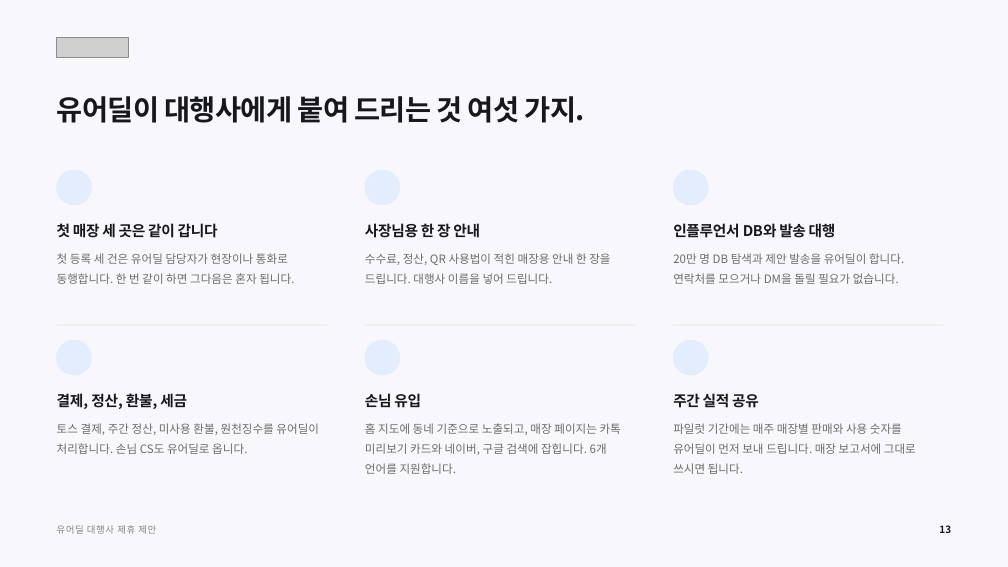
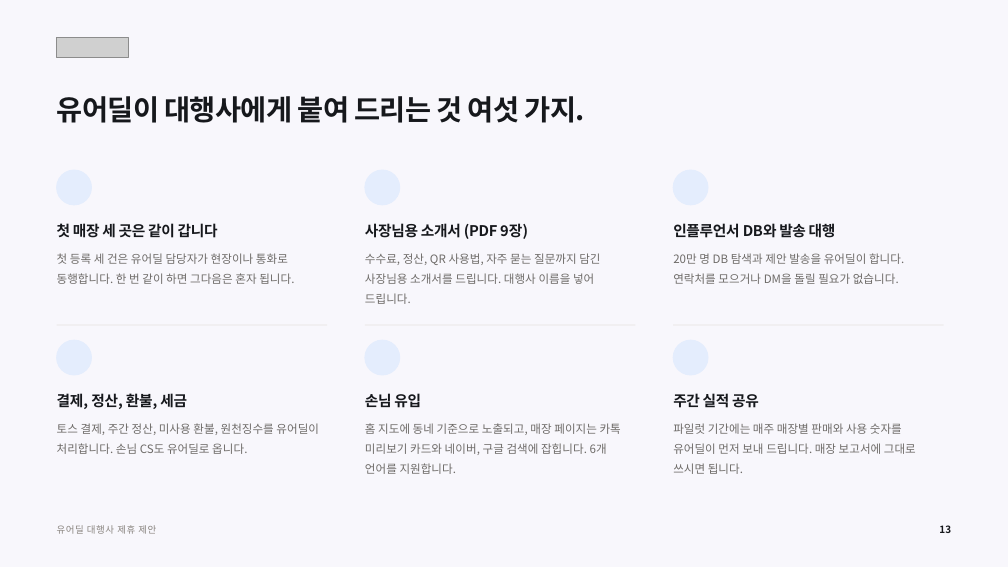
Before and after one commit to tobe2111/ur-live, a slide deck: slide 13 of docs/business/proposals/urdeal-agency-proposal.pptx. Drawn at 1008x567 pixels with LibreOffice and Linux fonts; fonts in the diff are those of the drawing; grey boxes stand for pictures; background and template pictures are left out. Boxes give left, top, right and bottom in pixels: in the first picture for what was removed or moved away, otherwise in the second. Text is boxed around its words. In the diff, an @@ line names an element or a change of style, - is before the commit and + after.

```diff
--- a/docs/business/proposals/urdeal-agency-proposal.pptx
+++ b/docs/business/proposals/urdeal-agency-proposal.pptx
@@ text at (x1=365, y1=223, x2=528, y2=239): text changed @@
-사장님용 한 장 안내
+사장님용 소개서 (PDF 9장)
@@ text at (x1=365, y1=253, x2=600, y2=304): text changed @@
-수수료, 정산, QR 사용법이 적힌 매장용 안내 한 장을 드립니다. 대행사 이름을 넣어 드립니다.
+수수료, 정산, QR 사용법, 자주 묻는 질문까지 담긴 사장님용 소개서를 드립니다. 대행사 이름을 넣어 드립니다.
```
Also in this commit, not shown: 2 other slides changed, 9 other files.
